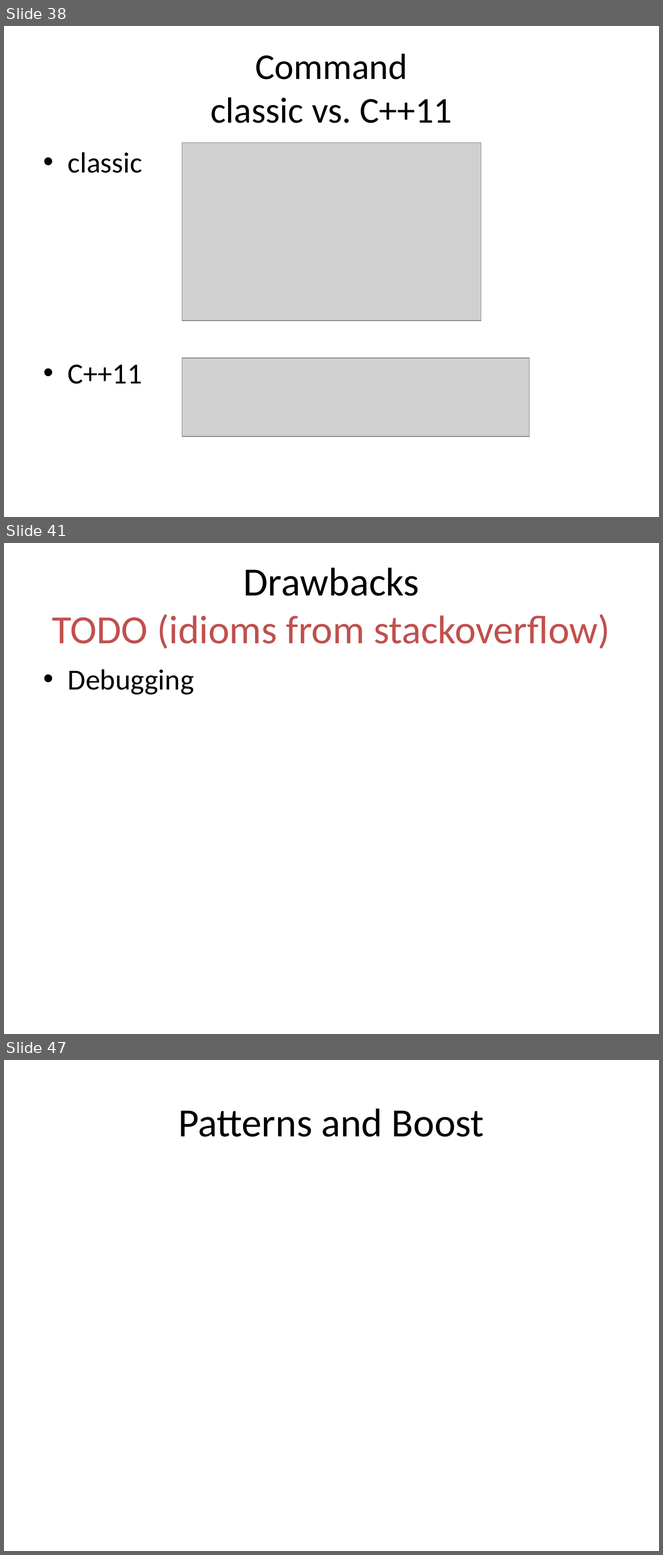
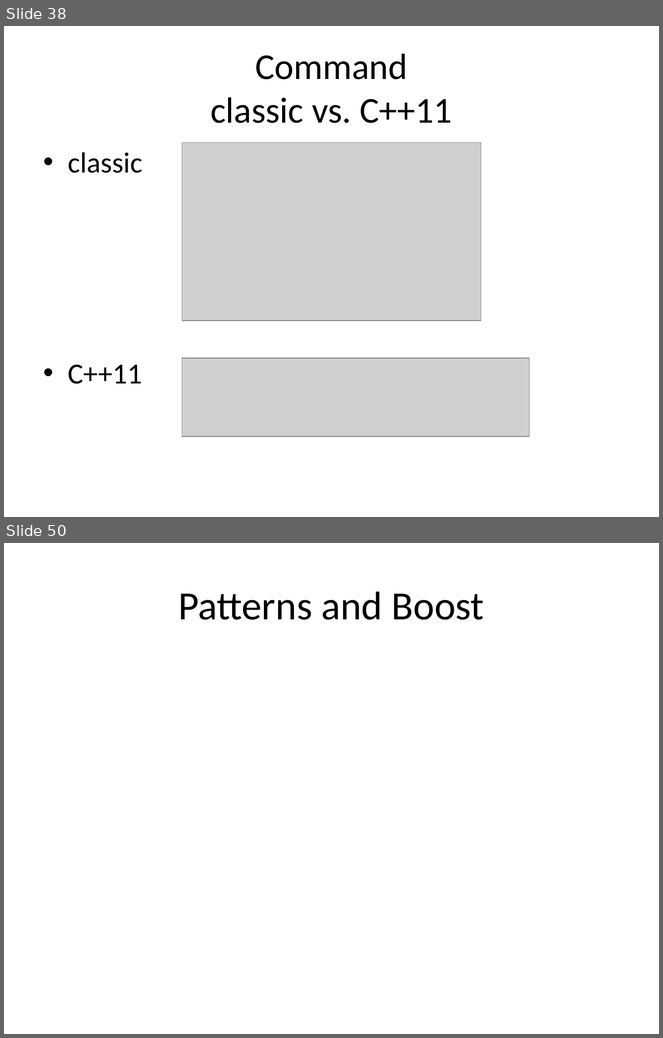
Before and after one commit to kamyu104/GofPatterns, a slide deck: Effective patterns.ppt. Shown one above the other, each under a label of ours: slides 38, 41 and 47 before the commit, slides 38 and 50 after it; the slides between them are not shown. The pictures are 663x1555 and 663x1038 pixels, drawn with LibreOffice and Linux fonts; fonts in the diff are those of the drawing; grey boxes stand for pictures. Boxes give left, top, right and bottom in pixels: in the first picture for what was removed or moved away, otherwise in the second. Text is boxed around its words. In the diff, an @@ line names an element or a change of style, - is before the commit and + after.

```diff
--- a/Effective patterns.ppt
+++ b/Effective patterns.ppt
@@ slide 41 removed at (4,543,659,1034), background #FFFFFF @@
@@ title removed at (52,567,610,649) @@
-Drawbacks
-TODO (idioms from stackoverflow)
@@ text removed at (68,669,194,695) @@
-• Debugging
@@ what was slide 47 is now slide 50 @@
```
Also in this commit, not shown: 4 slides changed, 8 slides added, 4 other slides removed, 3 other files.
